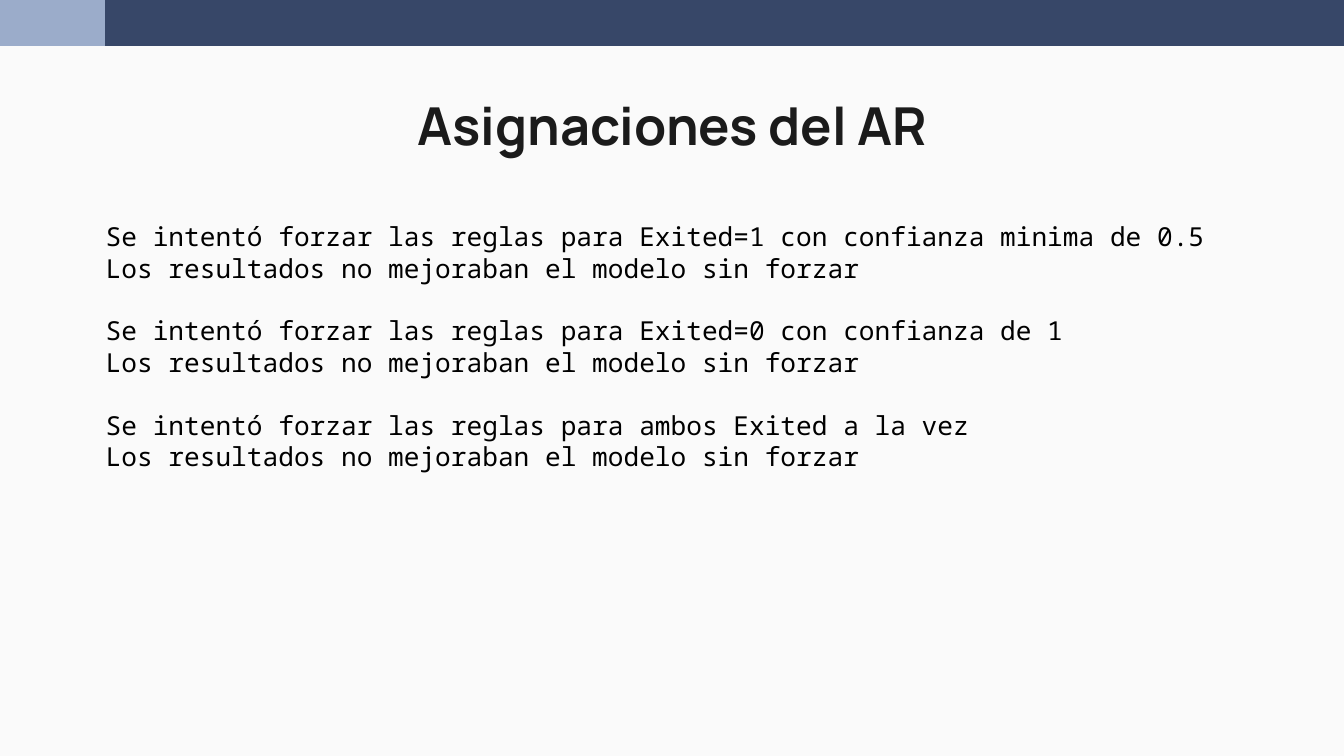
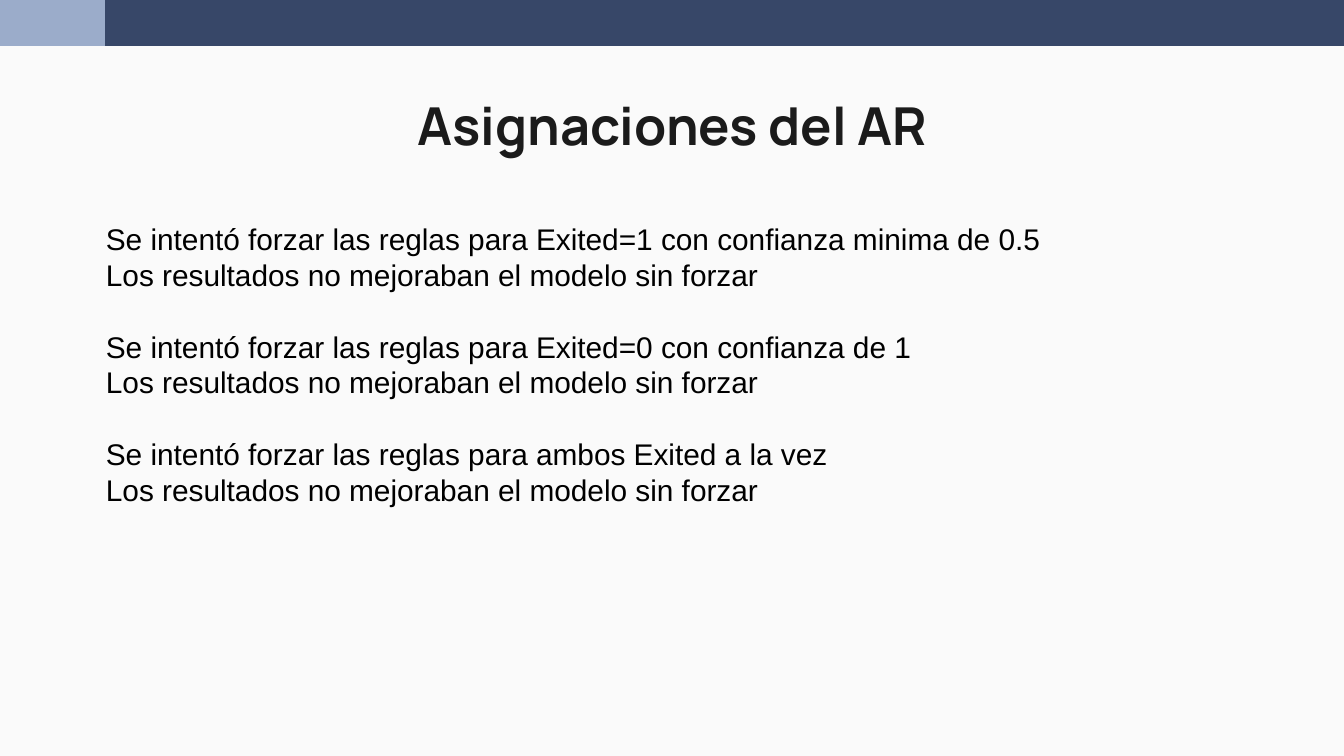
Before and after one commit to wen2111/Mineria, a slide deck: slide 18 of Entrega_2/00.REPORTE/Reporte_Grupo5_completo.pptx (slide 16 before the commit). Drawn at 1344x756 pixels with LibreOffice and Linux fonts; fonts in the diff are those of the drawing. Boxes give left, top, right and bottom in pixels: in the first picture for what was removed or moved away, otherwise in the second. Text is boxed around its words. In the diff, an @@ line names an element or a change of style, - is before the commit and + after.

```diff
--- a/Entrega_2/00.REPORTE/Reporte_Grupo5_completo.pptx
+++ b/Entrega_2/00.REPORTE/Reporte_Grupo5_completo.pptx
@@ text "Se intentó forzar las reglas ..." at (x1=106, y1=228, x2=1040, y2=506): size 14 to 16 pt, font Noto Sans Mono to Arial @@
```
Also in this commit, not shown: 2 other slides changed, 2 slides added.
